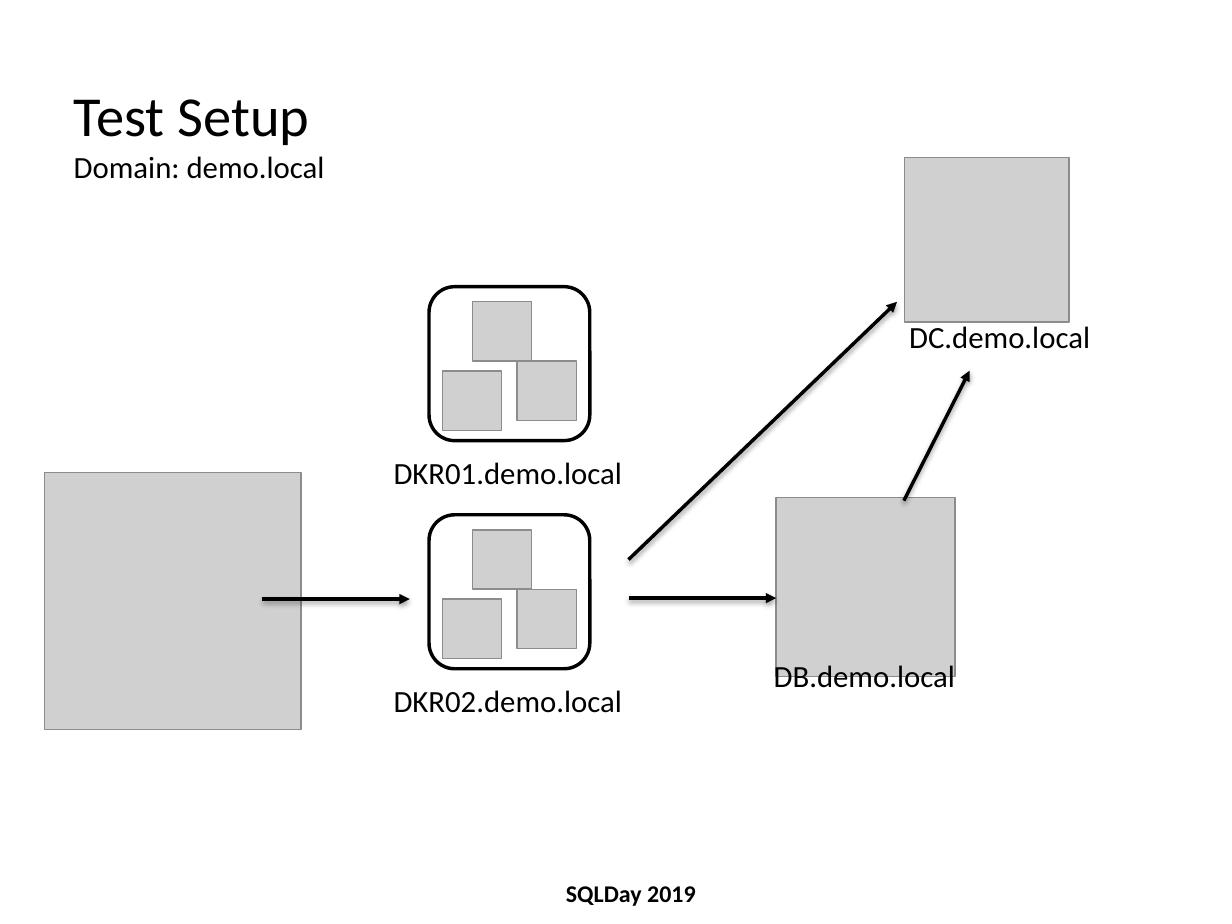
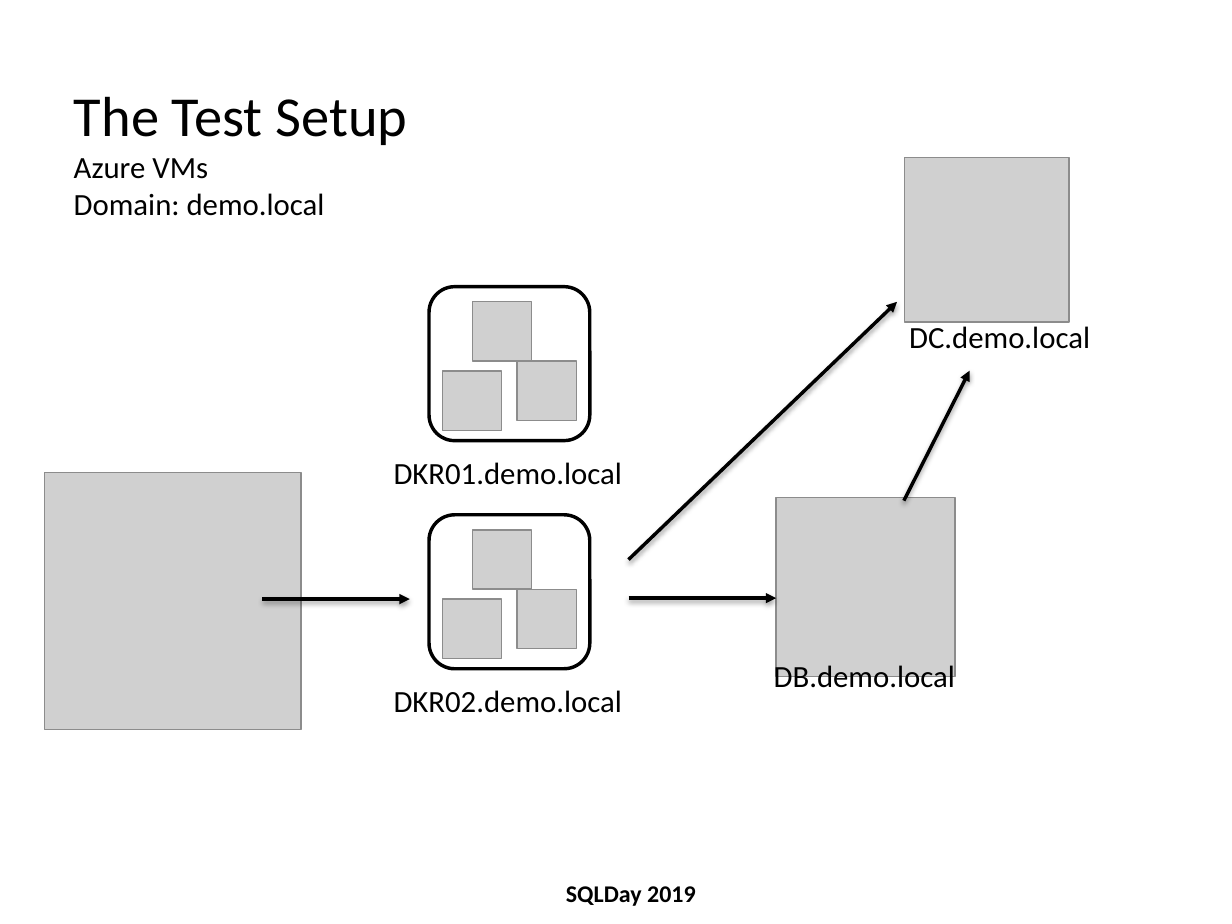
Before and after one commit to michalporeba/sharing, a slide deck: slide 17 of dbas-docker-guide/dbas-docker-guide v1.pptx (slide 19 before the commit). Drawn at 1232x924 pixels with LibreOffice and Linux fonts; fonts in the diff are those of the drawing; grey boxes stand for pictures; background and template pictures are left out. Boxes give left, top, right and bottom in pixels: in the first picture for what was removed or moved away, otherwise in the second. Text is boxed around its words. In the diff, an @@ line names an element or a change of style, - is before the commit and + after.

```diff
--- a/dbas-docker-guide/dbas-docker-guide v1.pptx
+++ b/dbas-docker-guide/dbas-docker-guide v1.pptx
@@ title at (74, 96, 408, 145): text changed @@
-Test Setup
+The Test Setup
@@ text at (74, 158, 208, 179): paragraph added @@
+Azure VMs
```
Also in this commit, not shown: 15 other slides changed, 7 slides added, 1 other file.
